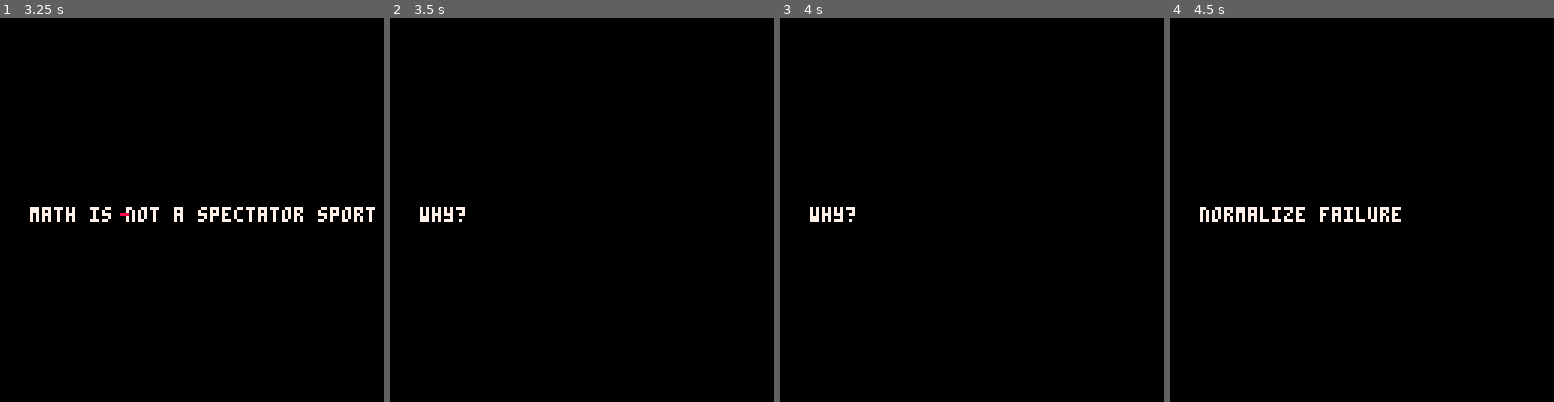
Above: before the commit, frames 1-4 (left to right).
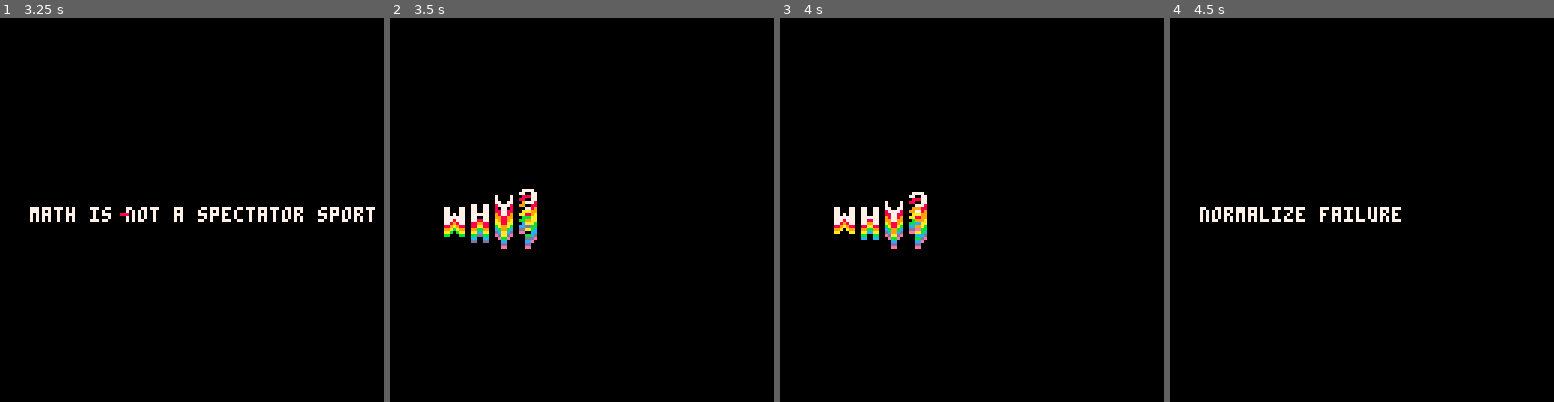
Above: after the commit, the same moments.

Repository: m4thpro/presentations
Game: PICO-8 cartridge m4thpro.p8
The game is run twice, just before and just after one commit, with the same random seed, the same clock (stepped at 60 frames per second) and the same inputs.
Inputs:
- Up to frame 1 (3.25 s): tap O (Z key) at 0.33, 0.7, 1.43, 2.22, 3.1 s; tap X (X key) at 1.07, 2.07, 2.4, 2.73, 3.07 s
- Up to frame 2 (3.5 s): tap X (X key) at 3.4 s
- Up to frame 3 (4 s): tap X (X key) at 3.73 s; tap O (Z key) at 3.98 s
- Up to frame 4 (4.5 s): tap X (X key) at 4.07, 4.4 s

Frame 1 is identical in both runs. In frame 2, 1.9% of the frame differs, in the area x 7-39%, y 44-61%; in frame 3, 1.7%; in frame 4, nothing differs.

Commit message:
working on this

Diff:
--- a/m4thpro.p8
+++ b/m4thpro.p8
@@ -10,7 +10,7 @@
 function _init()
    state=1
    t=0
-   colors={0,1,3,5,2,13,4,6,12,11,14,15,9,10,8,7}
+   colors={0,1,2,5,3,4,13,6,12,11,8,14,9,10,15,7}
 end
 
 -->8
@@ -113,7 +113,19 @@
 
 function draw_4()
    cls()
-   print("why?",10,63,7)
+   --print("why?",10,63,7)
+    t+=1
+ 	for i=0,3 do
+  for j0=0,7 do
+  j = 7-j0
+  col = 7+j
+  t1 = t + i*4 - j*2
+  x = 10--cos(t0)*5
+  y = 58 + j + cos(t1/50)*5
+  pal(7,col)
+  spr(i, 8+i*8 + x, y)
+  end
+ end
 end
 
 function draw_5()
@@ -180,6 +192,15 @@
 
 
 
+__gfx__
+00000000000000000000000000000000000000000000000000000000000000000000000000000000000000000000000000000000000000000000000000000000
+77000770077007700700007000777700000000000000000000000000000000000000000000000000000000000000000000000000000000000000000000000000
+77000770077007700700007007700770000000000000000000000000000000000000000000000000000000000000000000000000000000000000000000000000
+77070770077007700770077000000770000000000000000000000000000000000000000000000000000000000000000000000000000000000000000000000000
+77777770077777700077770000000770000000000000000000000000000000000000000000000000000000000000000000000000000000000000000000000000
+77707770077007700007700000077700000000000000000000000000000000000000000000000000000000000000000000000000000000000000000000000000
+77000770077007700007700000000000000000000000000000000000000000000000000000000000000000000000000000000000000000000000000000000000
+00000000000000000007700000077000000000000000000000000000000000000000000000000000000000000000000000000000000000000000000000000000
 __map__
 000102030405060708090a0b0c0d0e0f00000000000000000000000000000000000000000000000000000000000000000000000000000000000000000000000000000000000000000000000000000000000000000000000000000000000000000000000000000000000000000000000000000000000000000000000000000000
 101112131415161718191a1b1c1d1e1f00000000000000000000000000000000000000000000000000000000000000000000000000000000000000000000000000000000000000000000000000000000000000000000000000000000000000000000000000000000000000000000000000000000000000000000000000000000
